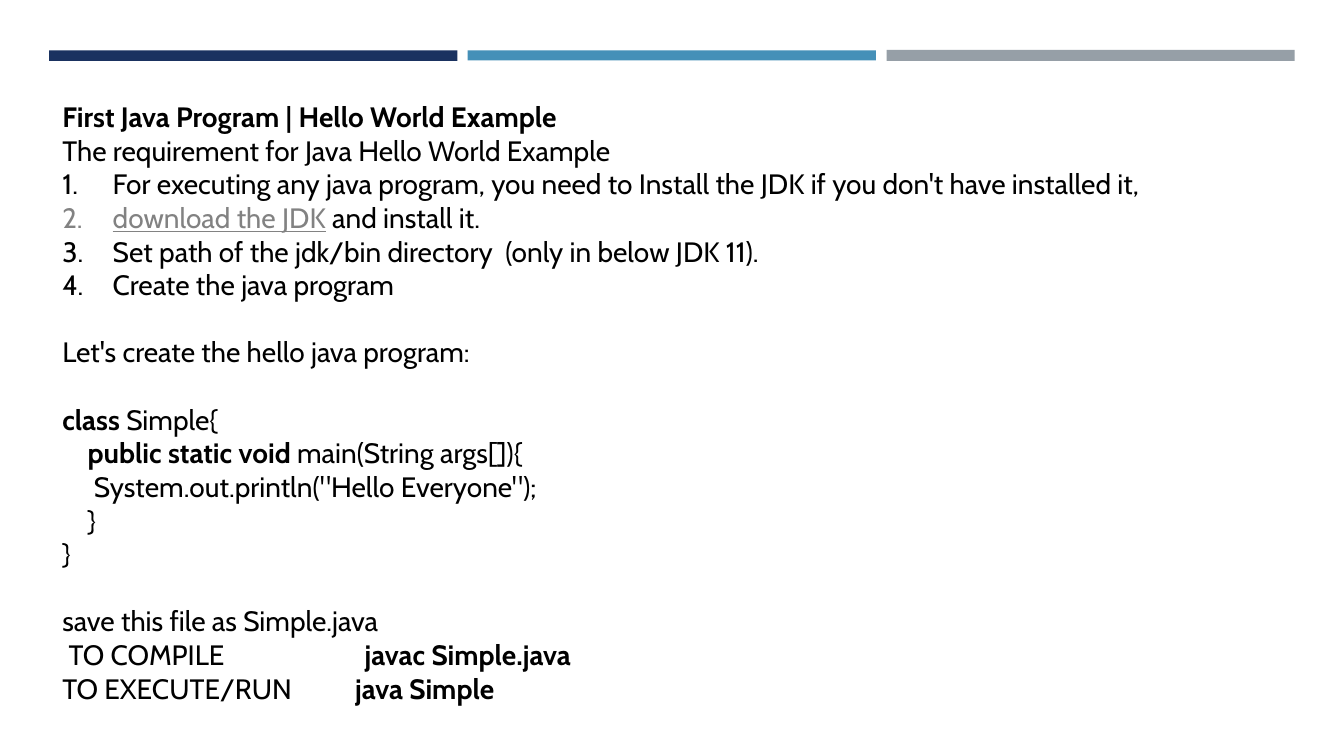
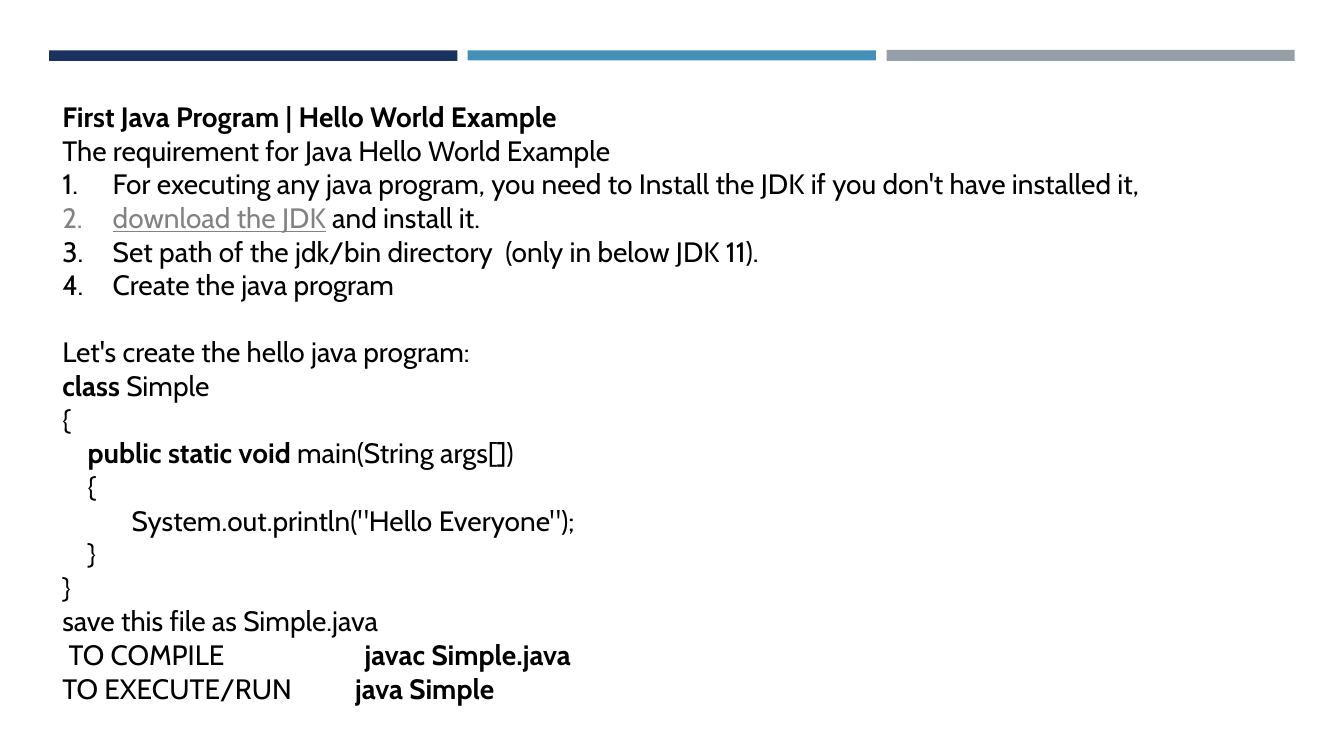
Before and after one commit to amantiwari8861/javaV1, a slide deck: slide 10 of javaSlides/Java Slides part 1.pptx. Drawn at 1344x756 pixels with LibreOffice and Linux fonts; fonts in the diff are those of the drawing. Boxes give left, top, right and bottom in pixels: in the first picture for what was removed or moved away, otherwise in the second. Text is boxed around its words. In the diff, an @@ line names an element or a change of style, - is before the commit and + after.

```diff
--- a/javaSlides/Java Slides part 1.pptx
+++ b/javaSlides/Java Slides part 1.pptx
@@ text at (x1=62, y1=375, x2=514, y2=470): text changed @@
-class Simple{
-public static void main(String args[]){
+class Simple
+{
+public static void main(String args[])
+{
```
Also in this commit, not shown: 1 other slide changed, 25 other files.
